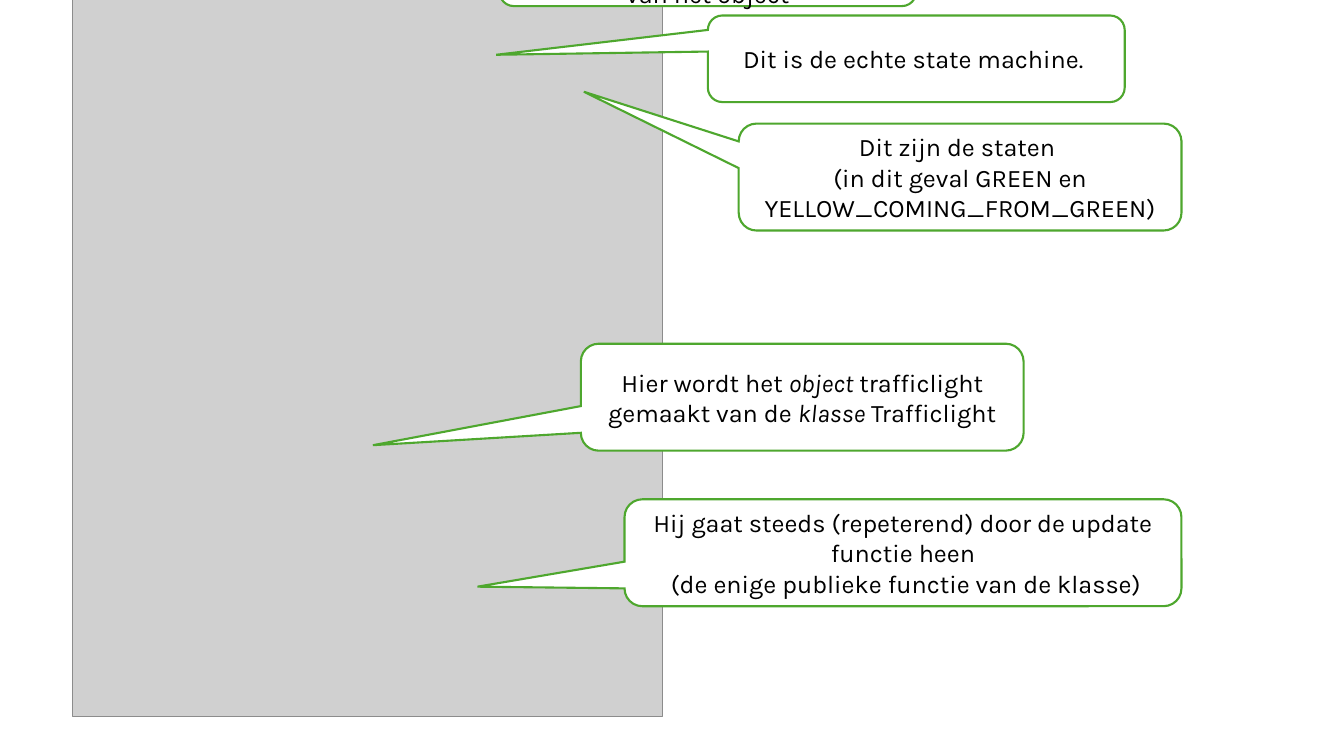
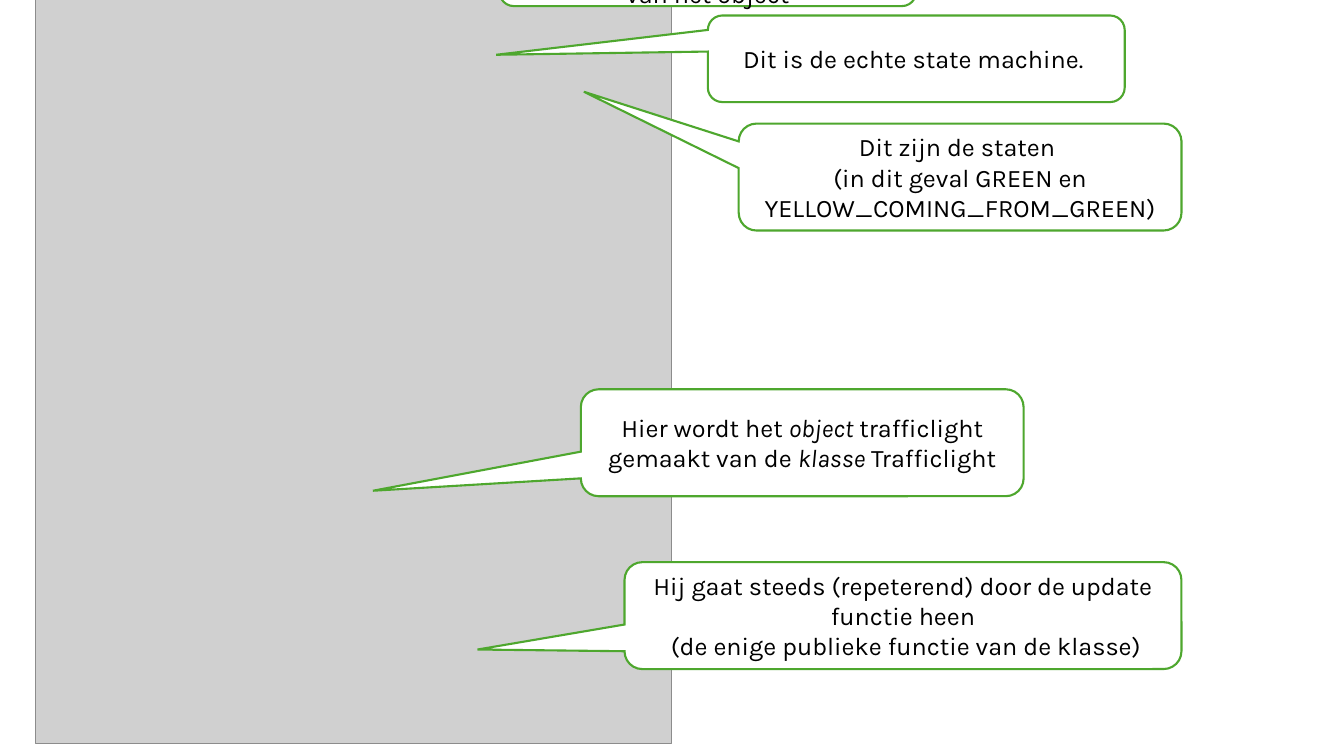
Before and after one commit to HU-TI-DEV/TI-S2, a slide deck: slide 3 of programma/lesprogramma/files/uitleg template.pptx. Drawn at 1344x756 pixels with LibreOffice and Linux fonts; fonts in the diff are those of the drawing; grey boxes stand for pictures. Boxes give left, top, right and bottom in pixels: in the first picture for what was removed or moved away, otherwise in the second. Text is boxed around its words. In the diff, an @@ line names an element or a change of style, - is before the commit and + after.

Commit message:
update ppt

```diff
--- a/programma/lesprogramma/files/uitleg template.pptx
+++ b/programma/lesprogramma/files/uitleg template.pptx
@@ picture: place and size @@
-picture at (73,0,661,717)
+picture at (35,0,671,744)
@@ rounded speech box "Hier wordt het object trafficlight ...": place and size @@
-rounded speech box "Hier wordt het object trafficlight ..." at (581,344,1023,451)
+rounded speech box "Hier wordt het object trafficlight ..." at (581,389,1023,496)
@@ rounded speech box "Hij gaat steeds (repeterend) door ...": place and size @@
-rounded speech box "Hij gaat steeds (repeterend) door ..." at (625,499,1183,606)
+rounded speech box "Hij gaat steeds (repeterend) door ..." at (625,563,1183,669)
```
Also in this commit, not shown: 2 other slides changed.
